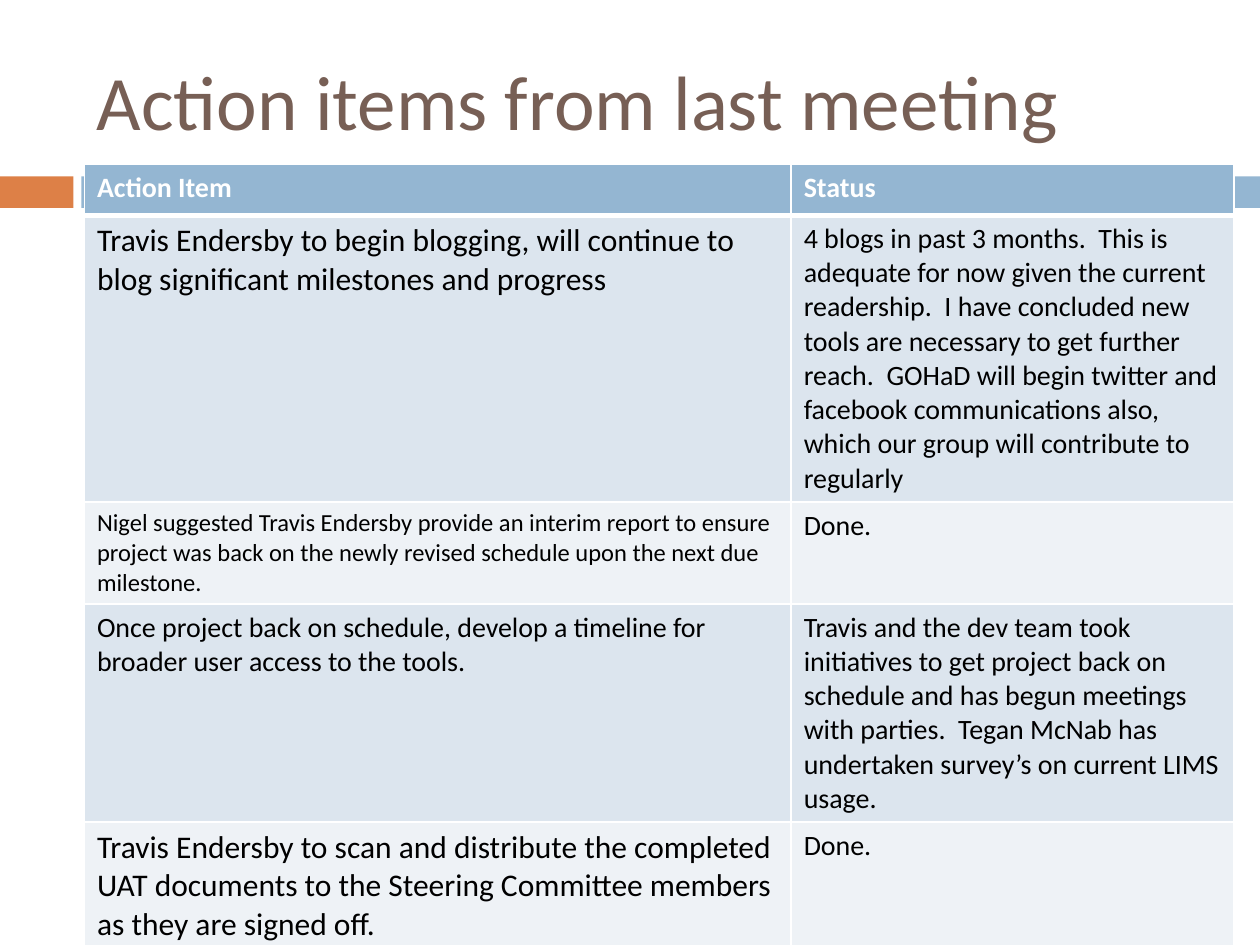
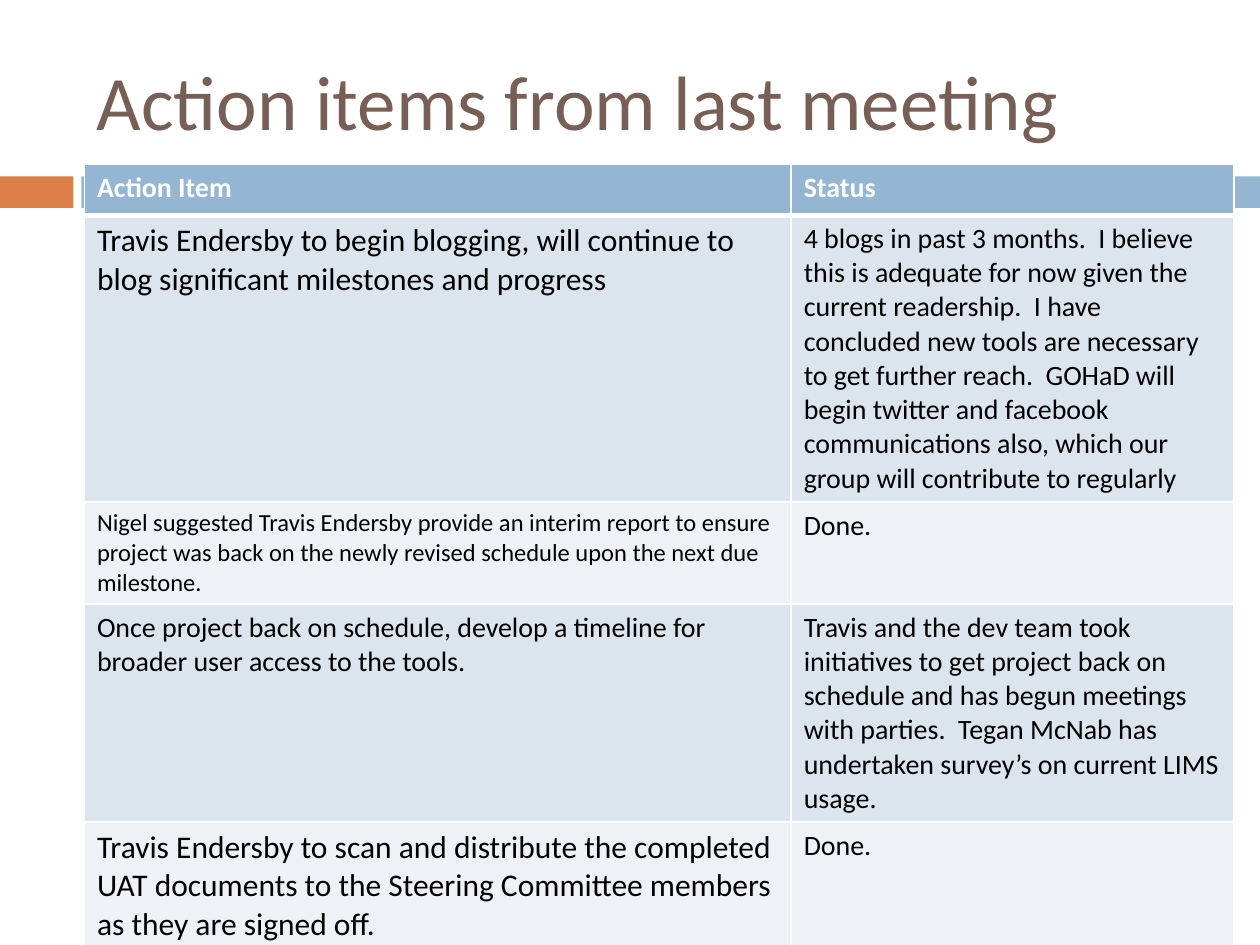
Before and after one commit to tranaweera/ark-informatics, a slide deck: slide 3 of ARK/trunk/usefulTools/TestFilesAndDocuments/steering committee/NeCTAR/Steering Committee Meetings/Steering Committee Meeting June_2013.pptx. Drawn at 1260x945 pixels with LibreOffice and Linux fonts; fonts in the diff are those of the drawing. Boxes give left, top, right and bottom in pixels: in the first picture for what was removed or moved away, otherwise in the second. Text is boxed around its words. In the diff, an @@ line names an element or a change of style, - is before the commit and + after.

```diff
--- a/ARK/trunk/usefulTools/TestFilesAndDocuments/steering committee/NeCTAR/Steering Committee Meetings/Steering Committee Meeting June_2013.pptx
+++ b/ARK/trunk/usefulTools/TestFilesAndDocuments/steering committee/NeCTAR/Steering Committee Meetings/Steering Committee Meeting June_2013.pptx
@@ table at bbox=[84, 164, 1235, 945] @@
-row 2, column 2: 4 blogs in past 3 months. This is adequate for now given the current readership. I have concluded new tools are necessary to get further reach. GOHaD will begin twitter and facebook communications also, which our group will contribute to regularly
+row 2, column 2: 4 blogs in past 3 months. I believe this is adequate for now given the current readership. I have concluded new tools are necessary to get further reach. GOHaD will begin twitter and facebook communications also, which our group will contribute to regularly
```
Also in this commit, not shown: 6 other slides changed, 2 slides added, 1 slide removed.
